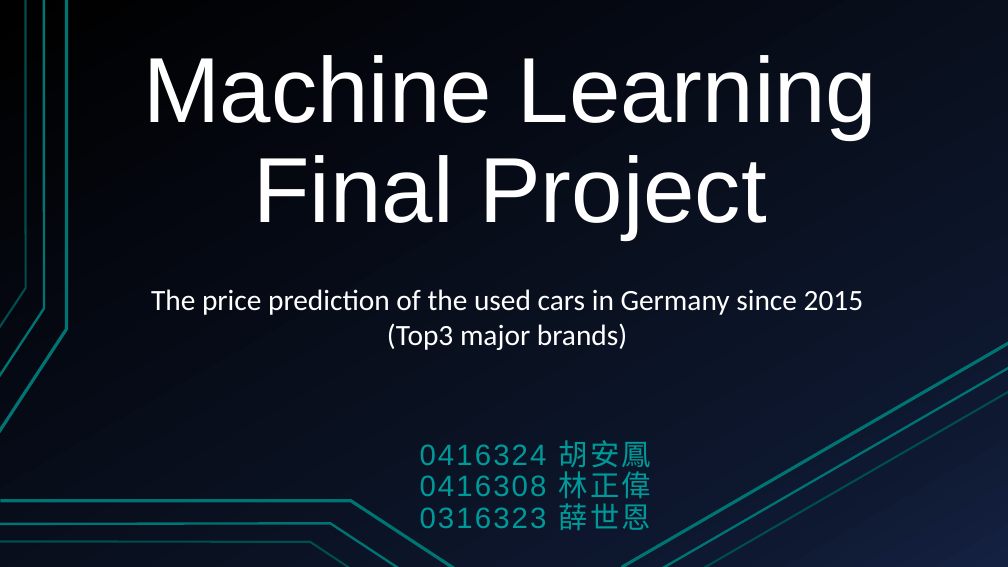
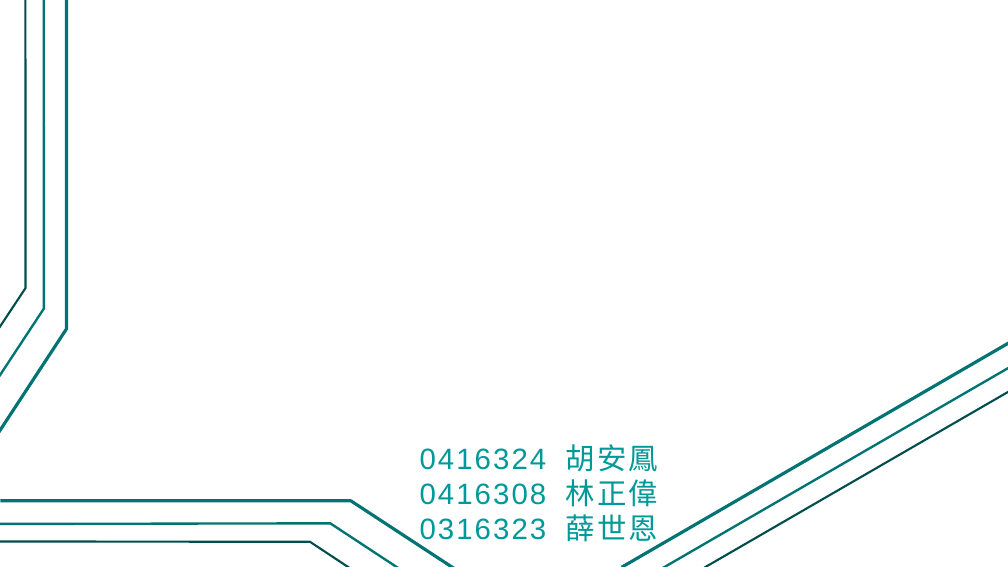
Before and after one commit to Alfons0329/Machine_Learning_Fall_2017, a slide deck: slide 1 of Final_proj/Presentation.pptx. Drawn at 1008x567 pixels with LibreOffice and Linux fonts; fonts in the diff are those of the drawing. Boxes give left, top, right and bottom in pixels: in the first picture for what was removed or moved away, otherwise in the second. Text is boxed around its words. In the diff, an @@ line names an element or a change of style, - is before the commit and + after.

Commit message:
Update the pptx and remove old-style random testdata generator

```diff
--- a/Final_proj/Presentation.pptx
+++ b/Final_proj/Presentation.pptx
@@ background gradient #000000 to #0F1931 to #142242 to #FFFFFF @@
@@ freeform shape at [0, 0, 67, 432]: outline redrawn @@
@@ freeform shape at [0, 0, 44, 377]: outline #007373 2.25 pt to #007373 2.24 pt @@
@@ freeform shape at [0, 0, 26, 328]: outline #007373 2 pt to #004D4D 2 pt @@
@@ title removed at [143, 55, 878, 239] @@
-Machine Learning Final Project
@@ text removed at [151, 289, 864, 350] @@
-The price prediction of the used cars in Germany since 2015
-(Top3 major brands)
@@ line (662, 567) - (1008, 368): stroke #007373 2.25 pt to #007373 2.24 pt @@
@@ line (704, 567) - (1008, 392): stroke #007373 2 pt to #004D4D 2 pt @@
@@ text "0416324 胡安鳳" at [420, 444, 658, 548]: line spacing 0.9 to 1 @@
@@ freeform shape at [0, 523, 399, 567]: outline #007373 2.25 pt to #007373 2.24 pt @@
@@ freeform shape at [0, 542, 350, 567]: outline #007373 2 pt to #004D4D 2 pt; outline redrawn @@
```
Also in this commit, not shown: 11 other slides changed, 1 other file.
